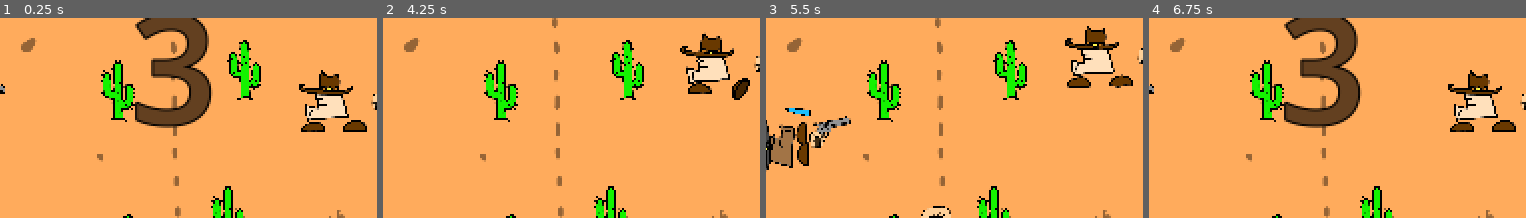
Above: before the commit, frames 1-4 (left to right).
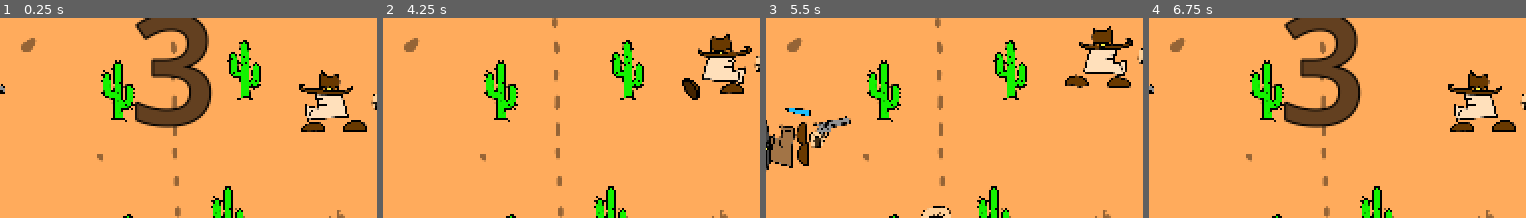
Above: after the commit, the same moments.

Repository: scrr-az/JD_prelim_proj
Game: Godot game, scene res://scenes/level5.tscn
Same seed, same stepped clock (60 frames per second), same inputs: the game is played once before the commit and once after it. This scene is started directly instead of the project's main scene. Sound files missing from this copy of the repository are replaced by a short silence.
Inputs (mouse positions are % of the whole screen's width and height, from its top left):
- Up to frame 1 (0.25 s): no input
- Up to frame 2 (4.25 s): tap Enter at 0.5, 2.75 s; move the mouse to (45, 70) at 0.52 s; hold W (p1_up) 0.53-2.03 s; click (45, 70) at 0.6 s; tap Space at 1.25, 3.5 s; move the mouse to (82, 65) at 1.27 s; tap Down (p2_down) at 1.35 s; move the mouse to (18, 35) at 2.02 s; hold Left (p2_left) 2.03-2.78 s; hold A (p1_left) 2.03-3.53 s; move the mouse to (55, 50) at 2.77 s; tap Right (p2_right) at 2.85 s; move the mouse to (34, 25) at 3.52 s; hold S (p1_down) from 3.53 s (still down); hold Up (p2_up) from 3.53 s (still down)
- Up to frame 3 (5.5 s): move the mouse to (73, 45) at 4.27 s; release S (p1_down) at 4.28 s; release Up (p2_up) at 4.28 s; hold D (p1_right) 4.28-5.03 s; click (73, 45) at 4.35 s; move the mouse to (29, 55) at 5.02 s; hold W (p1_up) from 5.03 s (still down); hold Down (p2_down) from 5.03 s (still down)
- Up to frame 4 (6.75 s): tap Enter at 5.75 s; move the mouse to (61, 28) at 5.77 s; release W (p1_up) at 5.78 s; release Down (p2_down) at 5.78 s; hold D (p1_right) from 5.78 s (still down); tap Left (p2_left) at 5.85 s; tap Space at 6.5 s; move the mouse to (45, 70) at 6.52 s; hold Right (p2_right) from 6.53 s (still down)
The pictures show only the part of the screen within x 27-77%, y 29-79%; the shares and areas given below are measured in that part.

The runs differ from the first frame. In frame 2, 2.9% of the frame differs, in the area x 78-98%, y 7-41%; in frame 3, 2.1%; in frame 4, less than 0.1%.

Commit message:
Fixed Player2 sprite flip bug.

Diff:
--- a/scripts/player.gd
+++ b/scripts/player.gd
@@ -16,6 +16,10 @@
 
 @export var is_p1 = true												## boolean for player specific stuff
 @onready var walk_animation = $SpriteWalk
+
+func _ready() -> void:
+	if not is_p1:
+		$SpriteWalk.flip_h = 1
 
 func _physics_process(delta):
 	if not round_over:
Binary file changed: sprites/player2.png
Binary file changed: sprites/player2_walk1.png
Binary file changed: sprites/player2_walk2.png
